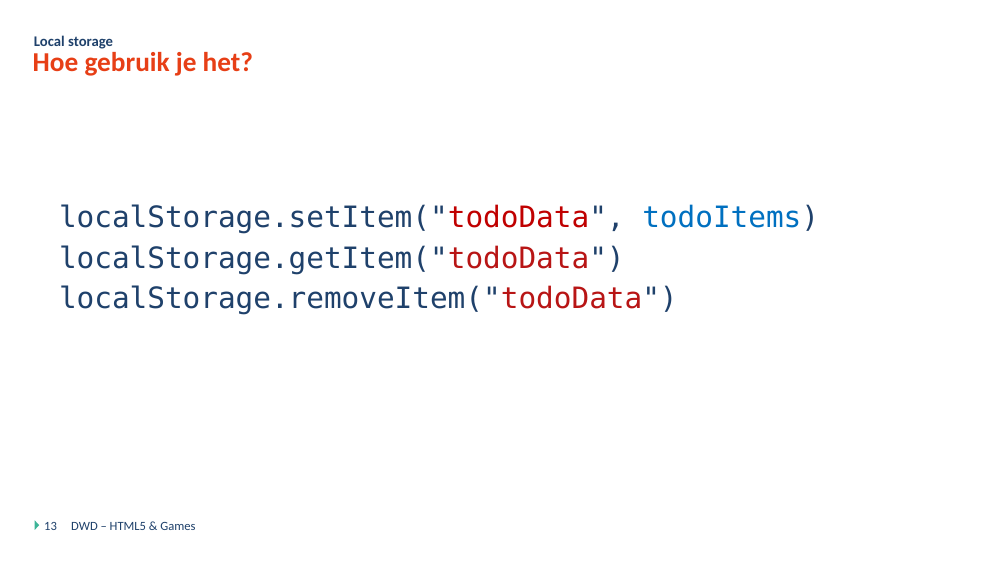
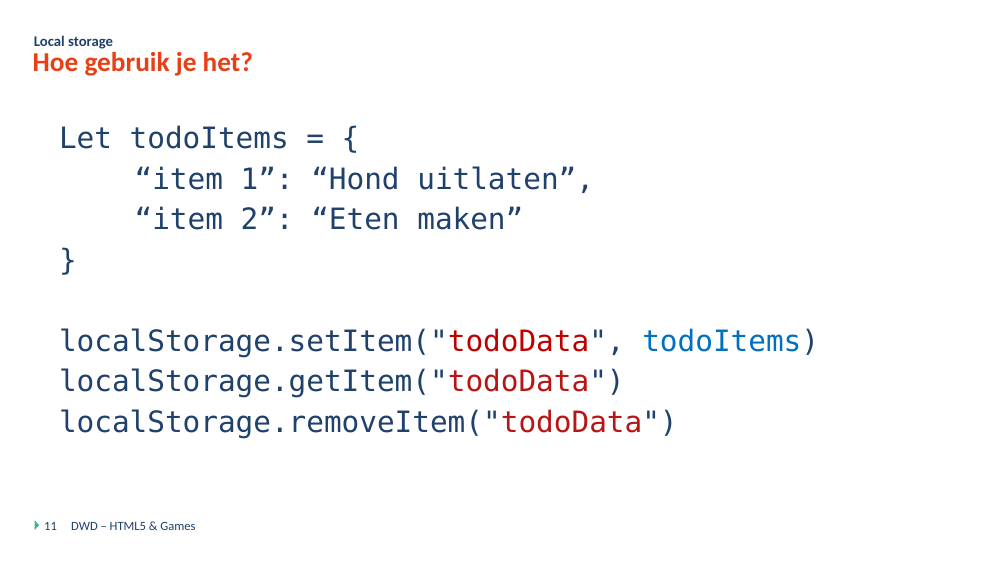
Before and after one commit to DmitriyVdE/Odisee_Bru_Dyn_Web_Dev_Opdracht, a slide deck: slide 11 of DWD - Javascript Games - Theorie.pptx (slide 13 before the commit). Drawn at 1008x567 pixels with LibreOffice and Linux fonts; fonts in the diff are those of the drawing; background and template pictures are left out. Boxes give left, top, right and bottom in pixels: in the first picture for what was removed or moved away, otherwise in the second. Text is boxed around its words. In the diff, an @@ line names an element or a change of style, - is before the commit and + after.

```diff
--- a/DWD - Javascript Games - Theorie.pptx
+++ b/DWD - Javascript Games - Theorie.pptx
@@ text "Let todoItems = {" moved from (x1=59, y1=204, x2=819, y2=314) to (x1=59, y1=125, x2=819, y2=438) @@
@@ text at (x1=59, y1=125, x2=594, y2=230): paragraphs added @@
+  Let todoItems = {
+  “item 1”: “Hond uitlaten”,
+  “item 2”: “Eten maken”
+  }
@@ page number at (x1=44, y1=522, x2=57, y2=530): text changed @@
-13
+11
```
Also in this commit, not shown: 2 other slides changed, 1 slide added, 3 slides removed, 11 other files.
